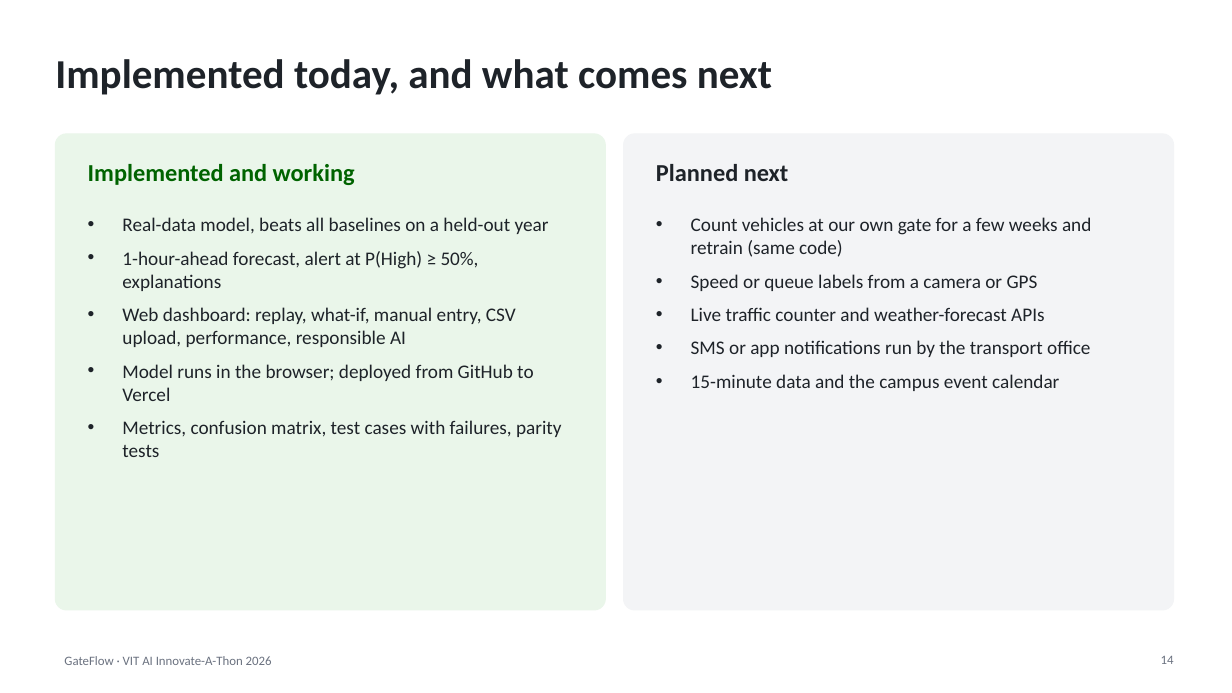
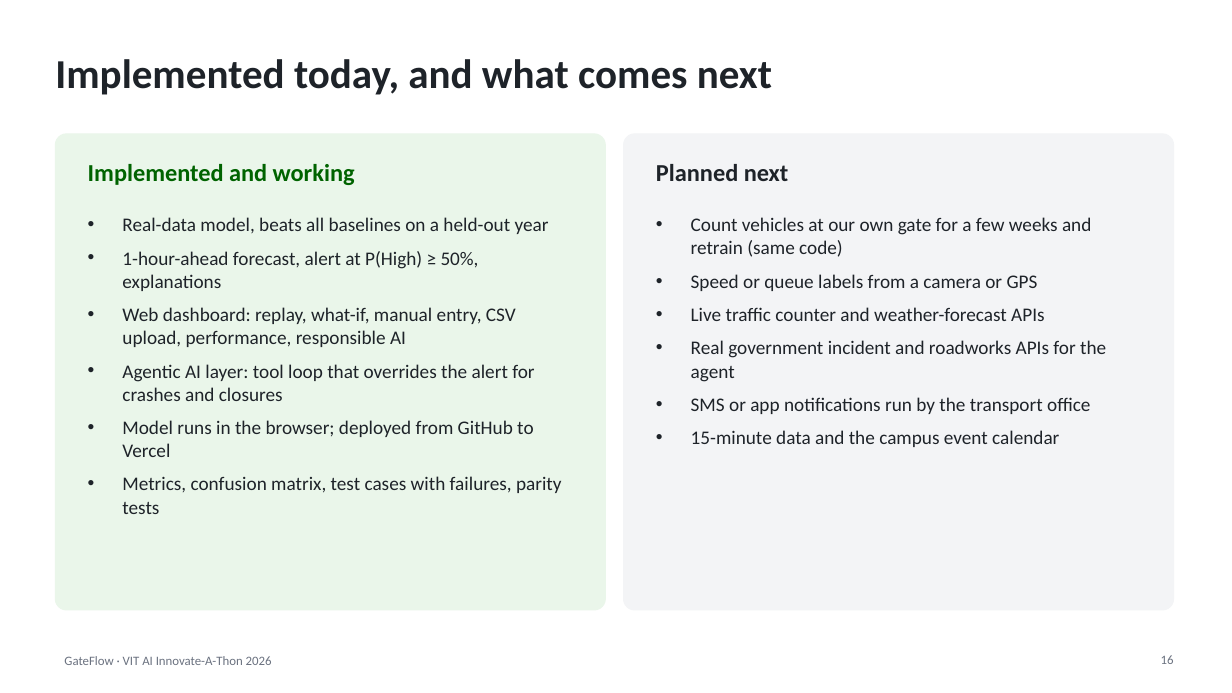
Before and after one commit to AnmolDiwan/gateflow-congestion-alert, a slide deck: slide 16 of docs/GateFlow_Presentation.pptx (slide 14 before the commit). Drawn at 1232x693 pixels with LibreOffice and Linux fonts; fonts in the diff are those of the drawing. Boxes give left, top, right and bottom in pixels: in the first picture for what was removed or moved away, otherwise in the second. Text is boxed around its words. In the diff, an @@ line names an element or a change of style, - is before the commit and + after.

```diff
--- a/docs/GateFlow_Presentation.pptx
+++ b/docs/GateFlow_Presentation.pptx
@@ text at (691,340,1106,382): paragraph added @@
+• Real government incident and roadworks APIs for the agent
@@ text at (122,364,534,401): paragraph added @@
+• Agentic AI layer: tool loop that overrides the alert for crashes and closures
@@ page number at (1161,655,1174,664): text changed @@
-14
+16
```
Also in this commit, not shown: 2 other slides changed, 2 slides added, 6 other files.
